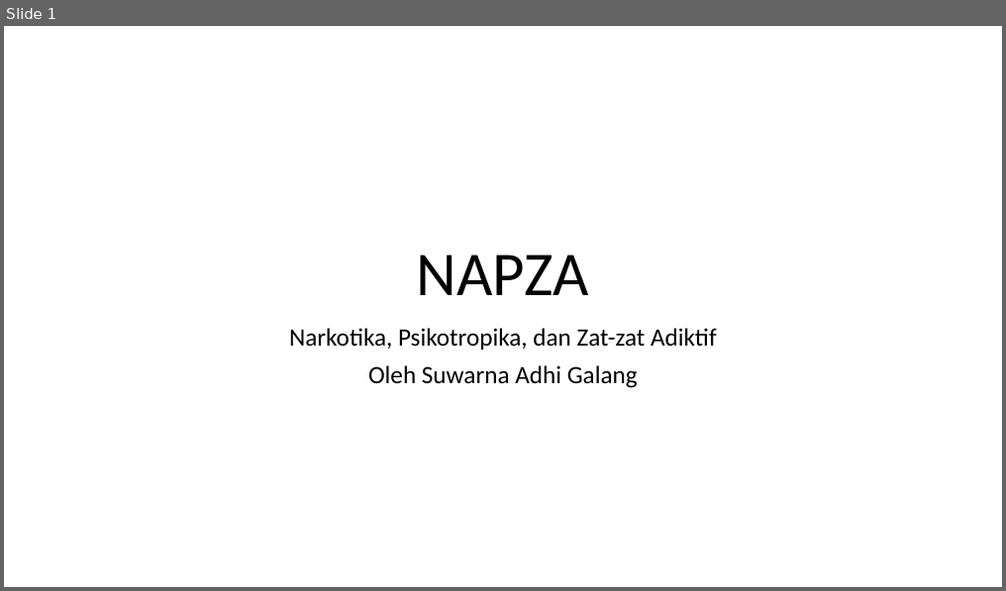
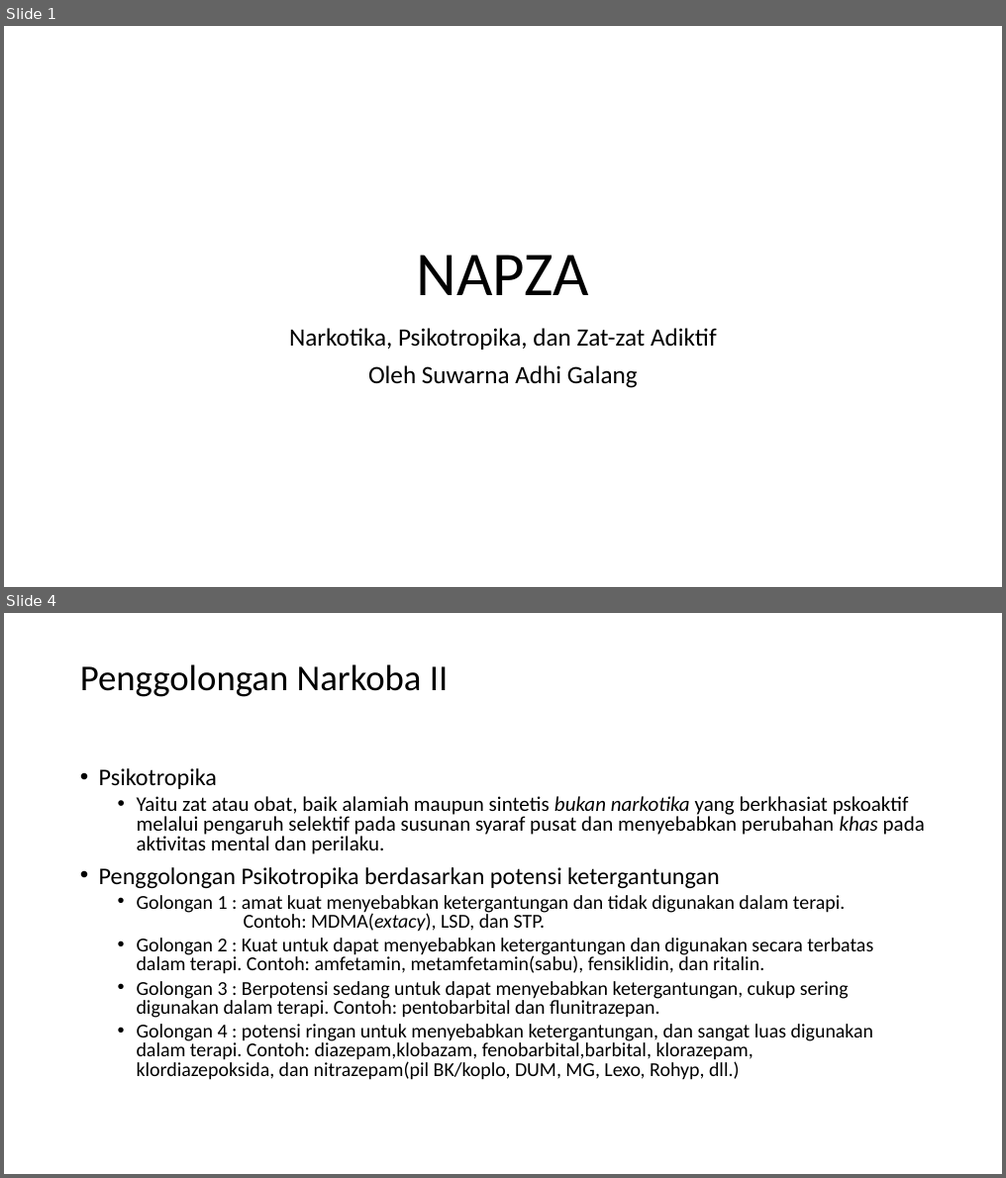
Before and after one commit to Galang23/galang23.github.io, a slide deck: tugas-sekolah/olahraga/NAPZA.pptx. Shown one above the other, each under a label of ours: slide 1 before the commit, slides 1 and 4 after it; the slides between them are not shown. The pictures are 1006x591 and 1006x1178 pixels, drawn with LibreOffice and Linux fonts; fonts in the diff are those of the drawing. Boxes give left, top, right and bottom in pixels: in the first picture for what was removed or moved away, otherwise in the second. Text is boxed around its words. In the diff, an @@ line names an element or a change of style, - is before the commit and + after.

```diff
--- a/tugas-sekolah/olahraga/NAPZA.pptx
+++ b/tugas-sekolah/olahraga/NAPZA.pptx
@@ slide 4 added at [4, 613, 1002, 1174], background #FFFFFF @@
@@ title added at [80, 664, 448, 697], 35 pt, text #000000 @@
+Penggolongan Narkoba II
@@ text added at [99, 768, 925, 1080], 19 pt, text #000000 @@
+• Psikotropika
+  • Yaitu zat atau obat, baik alamiah maupun sintetis bukan narkotika yang berkhasiat pskoaktif melalui pengaruh selektif pada susunan syaraf pusat dan menyebabkan perubahan khas pada aktivitas mental dan perilaku.
+• Penggolongan Psikotropika berdasarkan potensi ketergantungan
+  • Golongan 1 : amat kuat menyebabkan ketergantungan dan tidak digunakan dalam terapi.
+    Contoh: MDMA(extacy), LSD, dan STP.
+  • Golongan 2 : Kuat untuk dapat menyebabkan ketergantungan dan digunakan secara terbatas dalam terapi. Contoh: amfetamin, metamfetamin(sabu), fensiklidin, dan ritalin.
+  • Golongan 3 : Berpotensi sedang untuk dapat menyebabkan ketergantungan, cukup sering digunakan dalam terapi. Contoh: pentobarbital dan flunitrazepan.
+  • Golongan 4 : potensi ringan untuk menyebabkan ketergantungan, dan sangat luas digunakan dalam terapi. Contoh: diazepam,klobazam, fenobarbital,barbital, klorazepam, klordiazepoksida, dan nitrazepam(pil BK/koplo, DUM, MG, Lexo, Rohyp, dll.)
```
Also in this commit, not shown: 4 slides changed, 11 other slides added, 2 other files.
